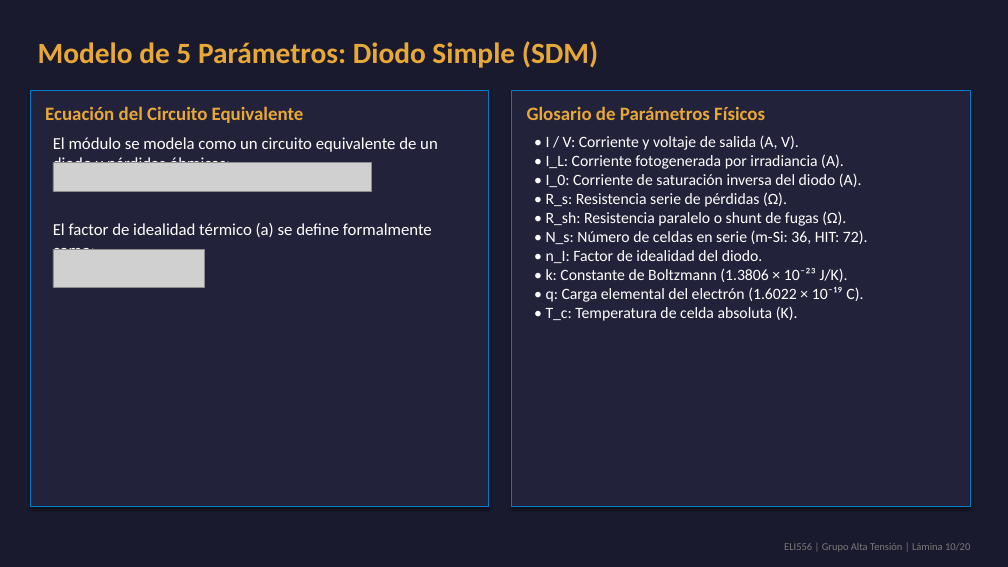
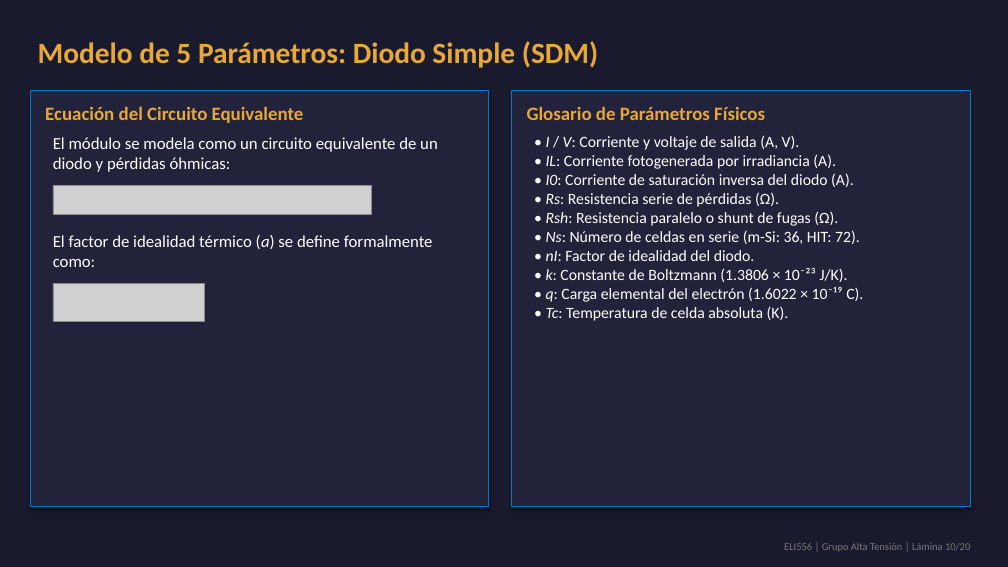
Before and after one commit to theChosen16/t2-paneles, a slide deck: slide 10 of output/Presentacion_Final_ELI556_Atacama.pptx. Drawn at 1008x567 pixels with LibreOffice and Linux fonts; fonts in the diff are those of the drawing; grey boxes stand for pictures. Boxes give left, top, right and bottom in pixels: in the first picture for what was removed or moved away, otherwise in the second. Text is boxed around its words. In the diff, an @@ line names an element or a change of style, - is before the commit and + after.

Commit message:
Fix visual overlaps and implement inline LaTeX variable formatting on slides 5,6,8,9,10,11,12,15,18,19

```diff
--- a/output/Presentacion_Final_ELI556_Atacama.pptx
+++ b/output/Presentacion_Final_ELI556_Atacama.pptx
@@ text at <box>546,135,863,321</box>: text changed @@
-• I / V: Corriente y voltaje de salida (A, V).
-• I_L: Corriente fotogenerada por irradiancia (A).
-• I_0: Corriente de saturación inversa del diodo (A).
-• R_s: Resistencia serie de pérdidas (Ω).
-• R_sh: Resistencia paralelo o shunt de fugas (Ω).
-• N_s: Número de celdas en serie (m-Si: 36, HIT: 72).
-• n_I: Factor de idealidad del diodo.
-• k: Constante de Boltzmann (1.3806 × 10⁻²³ J/K).
-• q: Carga elemental del electrón (1.6022 × 10⁻¹⁹ C).
-• T_c: Temperatura de celda absoluta (K).
+• I / V: Corriente y voltaje de salida (A, V).
+• IL: Corriente fotogenerada por irradiancia (A).
+• I0: Corriente de saturación inversa del diodo (A).
+• Rs: Resistencia serie de pérdidas (Ω).
+• Rsh: Resistencia paralelo o shunt de fugas (Ω).
+• Ns: Número de celdas en serie (m-Si: 36, HIT: 72).
+• nI: Factor de idealidad del diodo.
+• k: Constante de Boltzmann (1.3806 × 10⁻²³ J/K).
+• q: Carga elemental del electrón (1.6022 × 10⁻¹⁹ C).
+• Tc: Temperatura de celda absoluta (K).
@@ picture: place and size @@
-picture at <box>53,163,371,191</box>
+picture at <box>53,185,371,214</box>
@@ text "El factor de idealidad térmico ...": place and size @@
-text "El factor de idealidad térmico ..." at <box>53,223,432,237</box>
+text "El factor de idealidad térmico ..." at <box>53,235,433,249</box>
@@ text "El factor de idealidad térmico ..." at <box>53,235,433,249</box>: italic on in "(a)" @@
@@ picture: place and size @@
-picture at <box>53,250,205,287</box>
+picture at <box>53,284,205,321</box>
```
Also in this commit, not shown: 15 other slides changed, 11 other files.
